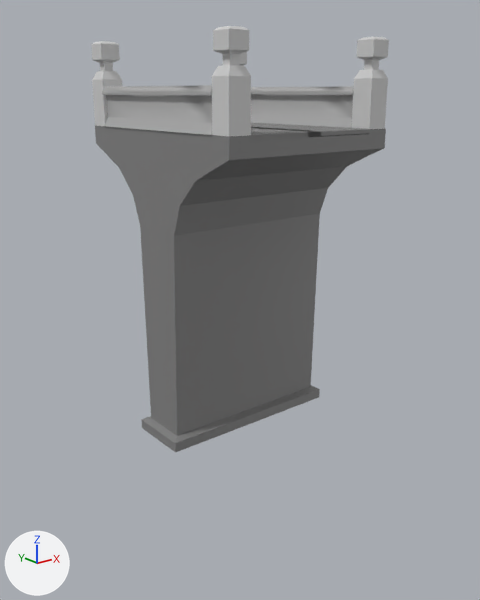
Renders of the FBX model Game Engine/Assets/Art/Environment/Bridge 1.fbx from each side of a commit.
Rendered twice from a 50 mm lens placed at (-18.1, -21.5, 13.8), pointed at (-1.0, -0.1, 5.3). Arrows for +X, +Y and +Z are at lower left; the lights stay in place. Where no turn or scale is listed for an object, it has been applied to the vertices. Vertices at the same position are counted once.

Before the edit, the objects in view are built like this:
```python
me_cube_062 = bpy.data.meshes.new('Cube.062')
me_cube_062.from_pydata(...)  # 2390 vertices, 2372 faces; spans x -5.3..2.8, y -4.6..4.5, z 0.0..15.7
me_cube_062.materials.append(mat_material)  # picture img_palette_png
ob_cube_020 = bpy.data.objects.new('Cube.020', me_cube_062)
ob_cube_020.location = (0.0, 0.0, 0.0)
```
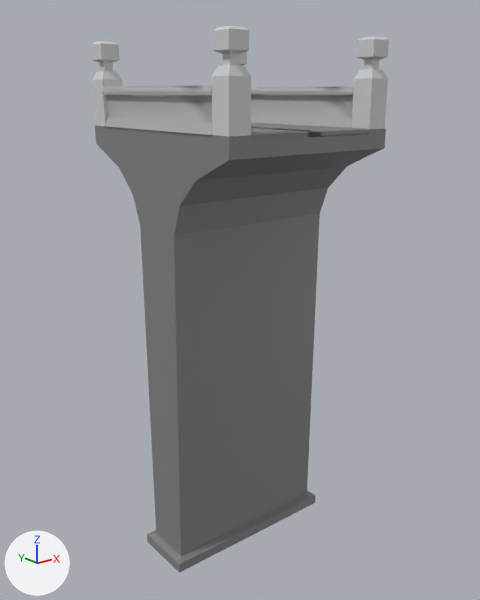
The newer file is also turned or shifted as a whole; pictures and numbers use the older file's frame.

Diff of the bpy script that builds the scene:
```diff
--- a/Game Engine/Assets/Art/Environment/Bridge 1.fbx.py
+++ b/Game Engine/Assets/Art/Environment/Bridge 1.fbx.py
@@ me_cube_062 @@
 me_cube_062.from_pydata(...)  # 2390 vertices, 2372 faces; spans x -5.3..2.8, y -4.6..4.5, z 0.0..15.7
 # used by ob_cube_020; location = (0.0, 0.0, 0.0)
+# me_cube_062 part 1: all 24 vertices in x -5.3..2.8, y -1.3..1.3, z 0.0..0.5 are moved by (0.0, 0.0, -5.8)
 me_cube_062.materials.append(mat_material)
```

Boxes (x1, y1, x2, y2) around the edits, measured in the pictures (480 x 600 px; the box of a moved part takes in the faces that stretch with it):
'Cube.020', reshaped (28% taller)
    before: (91, 26, 389, 453)
    after: (91, 26, 389, 573)
part 1 of me_cube_062, moved or reshaped
    before: (140, 214, 320, 453)
    after: (140, 214, 320, 573)
